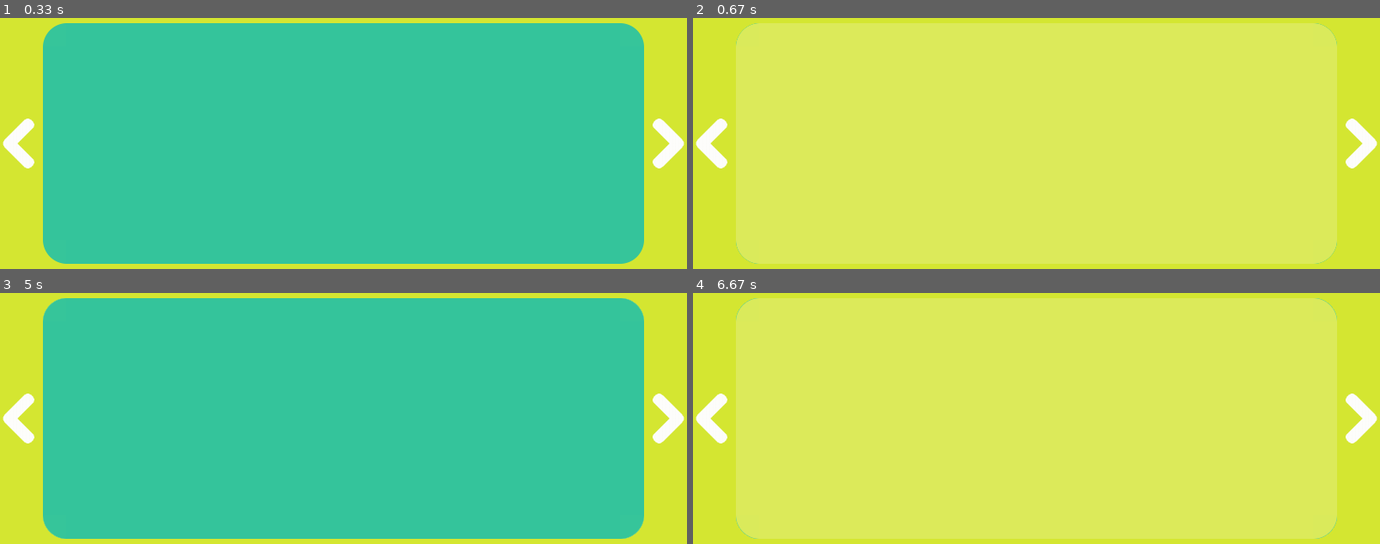
Above: before the commit, frames 1-4 (two rows, left to right).
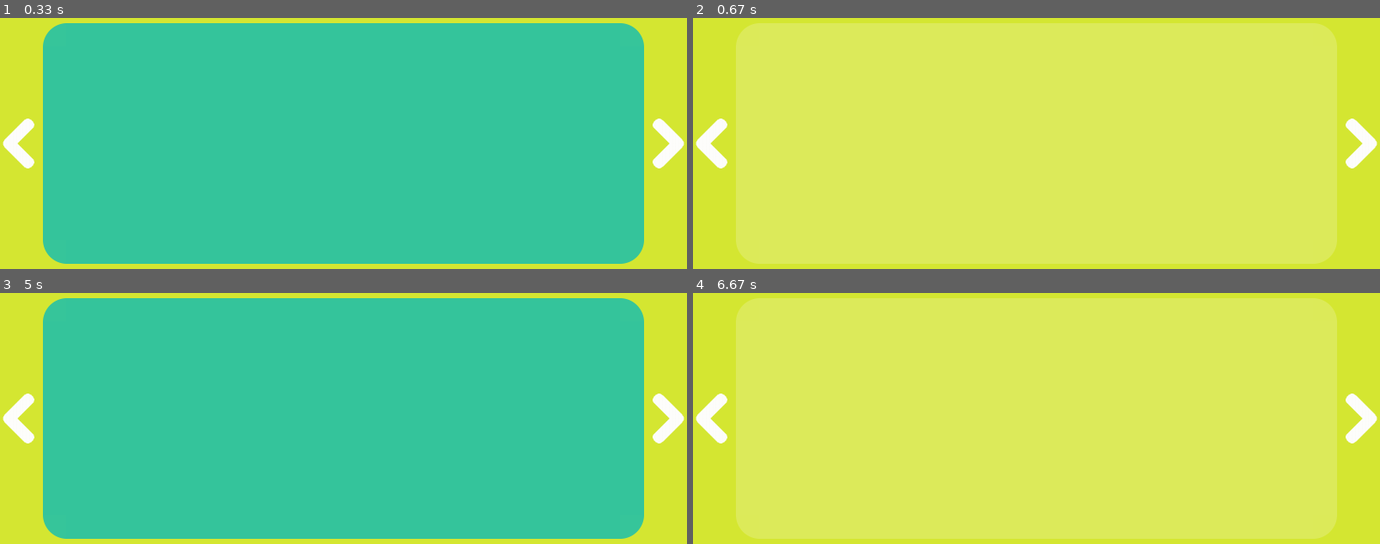
Above: after the commit, the same moments.

Repository: anxuae/pygame-imslider
Game: pygame game, started from pygame_imslider/examples/fade.py
The game is run twice, just before and just after one commit, with the same random seed, the same clock (stepped at 60 frames per second) and the same inputs.
Inputs (mouse positions are in pixels of both pictures, inside the frame that each line leads up to):
- Up to frame 1 (0.33 s): no input
- Up to frame 2 (0.67 s): press the mouse at (706, 143) at 0.37 s; move the mouse to (857, 108) at 0.47 s; release the mouse at (1009, 73) at 0.6 s
- Up to frame 3 (5 s): press the mouse at (673, 418) at 0.7 s; move the mouse to (535, 446) at 0.8 s; release the mouse at (398, 473) at 0.93 s; press the mouse at (673, 418) at 1.03 s; move the mouse to (563, 398) at 1.13 s; release the mouse at (453, 380) at 1.27 s; press the mouse at (13, 418) at 1.37 s; move the mouse to (171, 463) at 1.47 s; release the mouse at (329, 511) at 1.6 s; press the mouse at (13, 418) at 1.7 s; move the mouse to (54, 415) at 1.8 s; release the mouse at (89, 410) at 1.93 s; press the mouse at (673, 418) at 2.03 s; move the mouse to (528, 466) at 2.13 s; release the mouse at (391, 516) at 2.27 s; press the mouse at (13, 418) at 2.37 s; move the mouse to (267, 408) at 2.47 s; release the mouse at (515, 395) at 2.6 s; press the mouse at (673, 418) at 2.7 s; move the mouse to (535, 398) at 2.8 s; release the mouse at (412, 380) at 2.93 s; press the mouse at (13, 418) at 3.03 s; move the mouse to (75, 418) at 3.13 s; release the mouse at (137, 421) at 3.27 s; press the mouse at (673, 418) at 3.37 s; move the mouse to (446, 458) at 3.47 s; release the mouse at (226, 501) at 3.6 s; press the mouse at (673, 418) at 3.7 s; move the mouse to (549, 436) at 3.8 s; release the mouse at (425, 456) at 3.93 s; press the mouse at (13, 418) at 4.03 s; move the mouse to (164, 405) at 4.13 s; release the mouse at (316, 390) at 4.27 s; press the mouse at (13, 418) at 4.37 s; move the mouse to (295, 373) at 4.47 s; release the mouse at (577, 325) at 4.6 s; press the mouse at (673, 418) at 4.7 s; move the mouse to (618, 438) at 4.8 s; release the mouse at (570, 456) at 4.93 s
- Up to frame 4 (6.67 s): press the mouse at (1366, 418) at 5.03 s; move the mouse to (1304, 405) at 5.13 s; release the mouse at (1242, 390) at 5.27 s; press the mouse at (706, 418) at 5.37 s; move the mouse to (892, 400) at 5.47 s; release the mouse at (1077, 383) at 5.6 s; press the mouse at (1366, 418) at 5.7 s; move the mouse to (1139, 390) at 5.8 s; release the mouse at (919, 360) at 5.93 s; press the mouse at (706, 418) at 6.03 s; move the mouse to (892, 398) at 6.13 s; release the mouse at (1070, 380) at 6.27 s; press the mouse at (1366, 418) at 6.37 s; move the mouse to (1235, 433) at 6.47 s; release the mouse at (1105, 448) at 6.6 s

Frame 1 is identical in both runs. In frame 2, less than 0.1% of the frame differs, in the area x 6-94%, y 2-98%; in frame 3, less than 0.1%; in frame 4, less than 0.1%.

Commit message:
Fix previous and next actions

Diff:
--- a/pygame_imslider/renderers.py
+++ b/pygame_imslider/renderers.py
@@ -139,7 +139,7 @@
         fit_to_rect.center = surface.get_rect().center
         scaled = pygame.transform.smoothscale(arrow, fit_to_rect.size)
         if self.background_color is None:
-            surface.fill((255,255,255, 0))
+            surface.fill((255, 255, 255, 0))
         else:
             surface.fill(self.background_color)
         surface.blit(scaled, scaled.get_rect(center=surface.get_rect().center))
@@ -154,6 +154,7 @@
         :param selected: the slide is selected/focused
         :type selected: bool
         """
+        surface.fill((255, 255, 255, 0))  # Clear the current slide
         if selected:
             draw_round_rect(surface, self.selection_color, surface.get_rect(), 0.2)
         else:
@@ -173,7 +174,7 @@
 
 
 SliderRenderer.DEFAULT = SliderRenderer(
-    arrow_color = ((255, 255, 255), (54, 54, 54)),
+    arrow_color=((255, 255, 255), (54, 54, 54)),
     slide_color=(220, 234, 90),
     selection_color=(52, 196, 155),
     background_color=(212, 230, 49),
--- a/pygame_imslider/slider.py
+++ b/pygame_imslider/slider.py
@@ -11,11 +11,11 @@
 JOYHAT_RIGHT = (1, 0)
 JOYHAT_DOWN = (0, -1)
 
-# Regular slider.
+# Regular slider
 STYPE_SLIDE = 'slide'
-# Carousel slider. rewind is ignored
+# Carousel slider
 STYPE_LOOP = 'loop'
-#  Change slides with fade transition. per_page option is ignored.
+# Change slides with fade transition
 STYPE_FADE = 'fade'
 
 
@@ -29,6 +29,10 @@
         self.padding = padding
         self.selection = 0
         self.set_selection(pos=0)
+
+    @property
+    def last_idx(self):
+        return len(self.slides) - 1
 
     def set_position(self, x, y):
         """Set the background position.
@@ -77,10 +81,7 @@
             self.selection = pos
         if step is not None:
             self.selection += step
-            if self.selection < 0:
-                self.selection = len(self.slides) - 1 + self.selection
-            elif self.selection > len(self.slides) - 1:
-                self.selection = self.selection - (len(self.slides) - 1)
+            self.selection %= len(self.slides)
 
         if self.focus:
             self.slides[self.selection].set_selected(1)
@@ -114,8 +115,8 @@
                  rewind=False, speed=0.4, renderer=SliderRenderer.DEFAULT):
         self.size = size
         self.stype = stype
-        self.per_page = per_page
-        self.per_move = per_move
+        self._per_page = per_page
+        self._per_move = per_move
         self.focus = focus
         self.rewind = rewind
         self.speed = speed
@@ -137,8 +138,12 @@
         self.set_size(*self.size)
 
     @property
-    def step(self):
-        return self.per_move if self.per_move != 0 else self.per_page
+    def per_page(self):
+        return self._per_page if self.stype != STYPE_FADE else 1
+
+    @property
+    def per_move(self):
+        return self._per_move if self._per_move != 0 else self._per_page
 
     def load_images(self, images, lazy=False):
         """Load the images.
@@ -263,53 +268,48 @@
                     pass
 
     def update_arrows(self):
-        """Update arrows visibility.
+        """Update arrows visibility. The visibility is changed only if necessary
+        to avoid unwelcome surface update.
         """
         if self.stype != STYPE_LOOP and not self.rewind:
-            if self.slides_layout.selection == 0:
-                if self.arrows[0].visible == 1:
-                    self.arrows[0].visible = 0
-                if self.slides_layout.selection != len(self.slides_layout.slides) - 1 and self.arrows[1].visible == 0:
-                    self.arrows[1].visible = 1
-
-            if self.slides_layout.selection == len(self.slides_layout.slides) - 1:
-                if self.arrows[1].visible == 1:
-                    self.arrows[1].visible = 0
-                if self.slides_layout.selection != 0 and self.arrows[1].visible == 0:
-                    self.arrows[0].visible = 1
+            if self.slides_layout.selection == 0 and self.arrows[0].visible == 1:
+                self.arrows[0].visible = 0
+
+            if self.slides_layout.selection != 0 and self.arrows[0].visible == 0:
+                self.arrows[0].visible = 1
+
+            if self.slides_layout.selection == self.slides_layout.last_idx and self.arrows[1].visible == 1:
+                self.arrows[1].visible = 0
+
+            if self.slides_layout.selection != self.slides_layout.last_idx and self.arrows[1].visible == 0:
+                self.arrows[1].visible = 1
 
     def on_previous(self):
         """Go to previous slide.
         """
-        if self.stype == STYPE_LOOP:
+        if self.stype == STYPE_LOOP or self.rewind:
             # Loop, don't check limites
-            self.slides_layout.set_selection(step=-self.step)
-        elif self.slides_layout.selection - self.step >= 0:
+            self.slides_layout.set_selection(step=-self.per_move)
+        elif self.slides_layout.selection - self.per_move >= 0:
             # Move to given slide
-            self.slides_layout.set_selection(step=-self.step)
+            self.slides_layout.set_selection(step=-self.per_move)
         elif self.slides_layout.selection != 0:
             # Go to the first slide
             self.slides_layout.set_selection(pos=0)
-        elif self.rewind:
-            # Go to the last slide
-            self.slides_layout.set_selection(pos=len(self.slides_layout.slides) - 1)
 
         self.update_arrows()
 
     def on_next(self):
         """Go to next slide.
         """
-        if self.stype == STYPE_LOOP:
+        if self.stype == STYPE_LOOP or self.rewind:
             # Loop, don't check limites
-            self.slides_layout.set_selection(step=self.step)
-        elif self.slides_layout.selection + self.step < len(self.slides_layout.slides):
+            self.slides_layout.set_selection(step=self.per_move)
+        elif self.slides_layout.selection + self.per_move < len(self.slides_layout.slides):
             # Move to given slide
-            self.slides_layout.set_selection(step=self.step)
-        elif self.slides_layout.selection != len(self.slides_layout.slides) - 1:
+            self.slides_layout.set_selection(step=self.per_move)
+        elif self.slides_layout.selection != self.slides_layout.last_idx:
             # Go to the last slide
-            self.slides_layout.set_selection(pos=len(self.slides_layout.slides) - 1)
-        elif self.rewind:
-            # Go to the first slide
-            self.slides_layout.set_selection(pos=0)
+            self.slides_layout.set_selection(pos=self.slides_layout.last_idx)
 
         self.update_arrows()
Not shown, changed: README.rst
